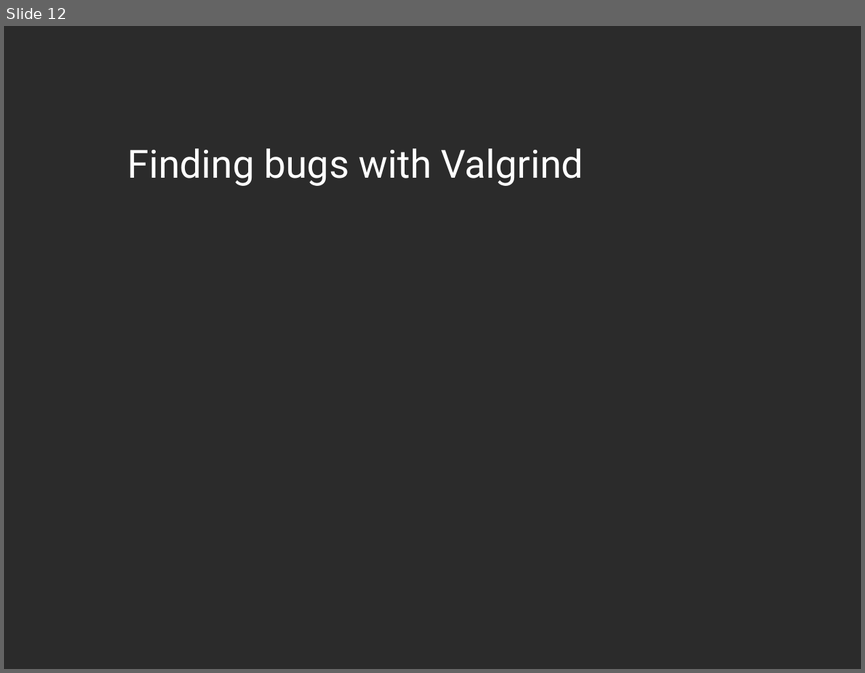
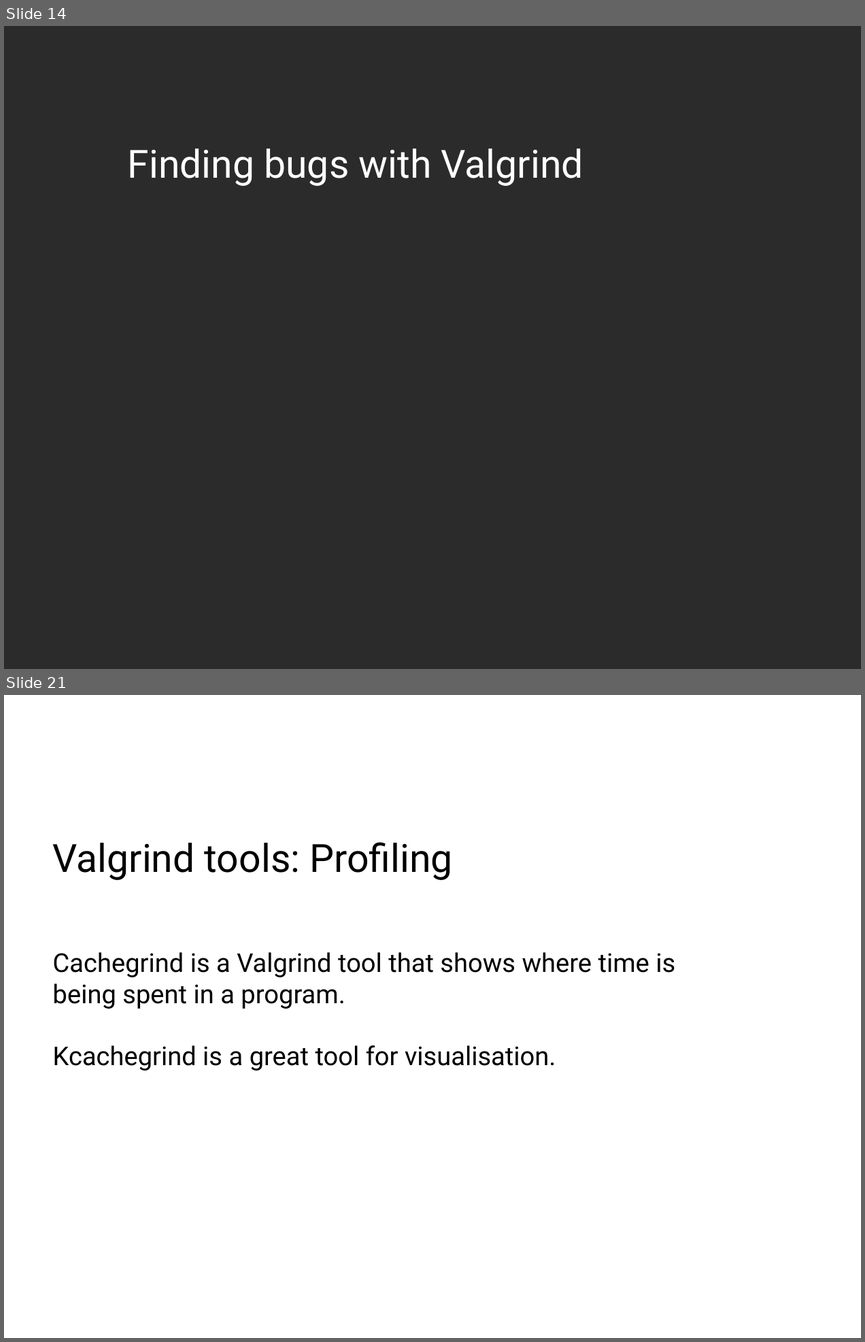
Before and after one commit to dneary/linux-devel-tools-tutorial, a slide deck: Linux Devtools.odp. Shown one above the other, each under a label of ours: slide 12 before the commit, slides 14 and 21 after it; the slides between them are not shown. The pictures are 865x673 and 865x1342 pixels, drawn with LibreOffice and Linux fonts; fonts in the diff are those of the drawing; background and template pictures are left out; a plain dark background stands for a picture behind light text. Boxes give left, top, right and bottom in pixels: in the first picture for what was removed or moved away, otherwise in the second. Text is boxed around its words. In the diff, an @@ line names an element or a change of style, - is before the commit and + after.

Commit message:
Add kcachegrind test, and a profiling exercise

```diff
--- a/Linux Devtools.odp
+++ b/Linux Devtools.odp
@@ slide 21 added at (x1=4, y1=695, x2=861, y2=1338), background #FFFFFF @@
@@ text added at (x1=53, y1=842, x2=453, y2=880), 36 pt, text #000000 @@
+Valgrind tools: Profiling
@@ text added at (x1=53, y1=952, x2=675, y2=1070), 24 pt, text #000000 @@
+Cachegrind is a Valgrind tool that shows where time is being spent in a program.
+Kcachegrind is a great tool for visualisation.
@@ what was slide 12 is now slide 14 @@
```
Also in this commit, not shown: 2 slides changed, 10 other slides added, 1 slide removed, 2 other files.
